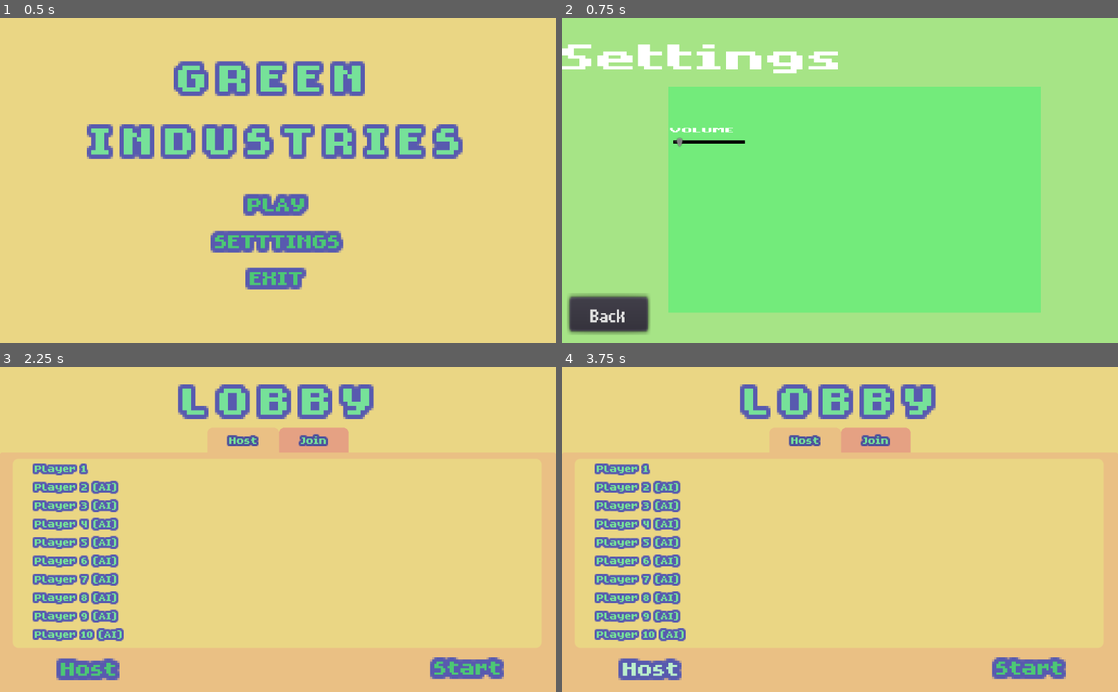
Above: before the commit, frames 1-4 (two rows, left to right).
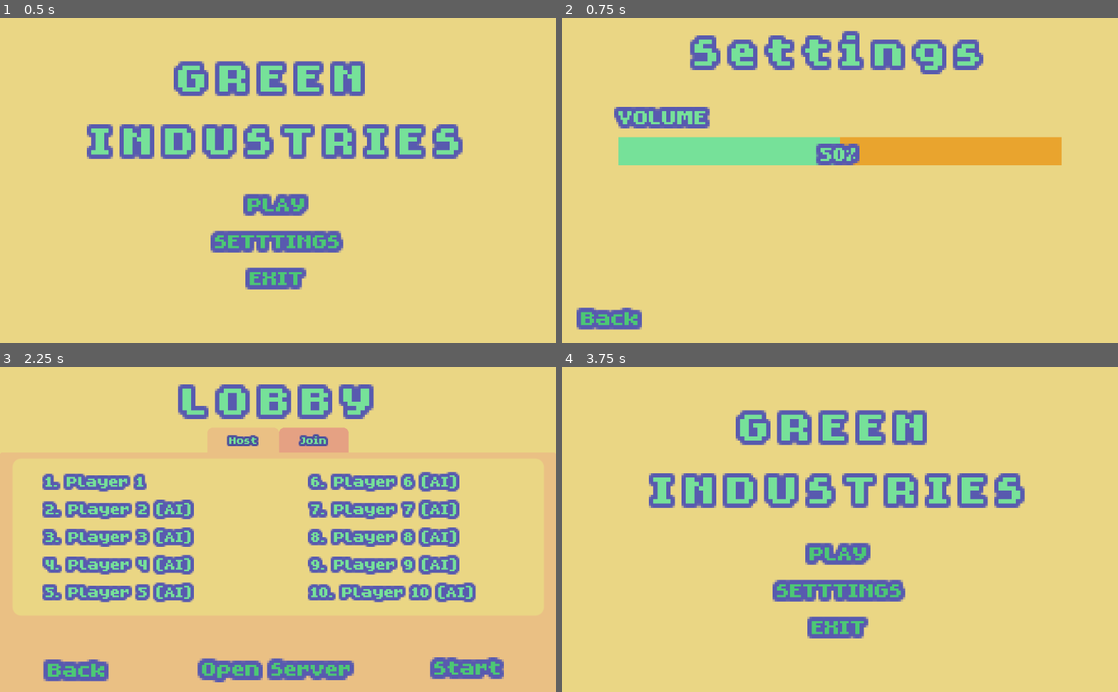
Above: after the commit, the same moments.

Repository: MichaelRRyan/green-industries
Game: Godot game, scene res://scenes/main_menu.tscn
The game is run twice, just before and just after one commit, with the same random seed, the same clock (stepped at 60 frames per second) and the same inputs.
Inputs (mouse positions are in pixels of both pictures, inside the frame that each line leads up to):
- Up to frame 1 (0.5 s): no input
- Up to frame 2 (0.75 s): click "SETTTINGS" at 0.5 s
- Up to frame 3 (2.25 s): click "Back" at 1.25 s; click "PLAY" at 2 s
- Up to frame 4 (3.75 s): click "Host" (after the commit: "Open Server") at 2.75 s; click (639, 666) at 3.5 s, where only the run after the commit has a clickable "Back"

Frame 1 is identical in both runs. In frame 2, 100% of the frame differs, in the area x 0-100%, y 0-100%; in frame 3, 17%; in frame 4, 21%.

Commit message:
[QZ-89] Task complete
Redesigned the settings menu and changed pause menu order in UI

Diff:
--- a/scenes/gameplay/ui.tscn
+++ b/scenes/gameplay/ui.tscn
@@ -6,14 +6,6 @@
 [ext_resource path="res://scenes/event_notification.tscn" type="PackedScene" id=4]
 
 [node name="UI" type="CanvasLayer"]
-
-[node name="PauseMenu" parent="." groups=["pause_menu"] instance=ExtResource( 3 )]
-visible = false
-anchor_right = 1.0
-anchor_bottom = 1.0
-margin_left = 0.0
-margin_right = 0.0
-margin_bottom = 0.0
 
 [node name="ResourceShop" parent="." groups=["resource_shop"] instance=ExtResource( 1 )]
 visible = false
@@ -24,3 +16,11 @@
 [node name="HUD" parent="." instance=ExtResource( 2 )]
 
 [node name="EventNotification" parent="." instance=ExtResource( 4 )]
+
+[node name="PauseMenu" parent="." groups=["pause_menu"] instance=ExtResource( 3 )]
+visible = false
+anchor_right = 1.0
+anchor_bottom = 1.0
+margin_left = 0.0
+margin_right = 0.0
+margin_bottom = 0.0
--- a/scenes/ui/lobby.tscn
+++ b/scenes/ui/lobby.tscn
@@ -14,6 +14,7 @@
 [node name="Lobby" type="Control"]
 anchor_right = 1.0
 anchor_bottom = 1.0
+rect_pivot_offset = Vector2( -51, 227 )
 theme = ExtResource( 2 )
 script = ExtResource( 5 )
 __meta__ = {
@@ -69,14 +70,16 @@
 "_edit_use_anchors_": false
 }
 
-[node name="HostButton" type="Button" parent="Background/TabContainer/Host/Scaler"]
-anchor_top = 1.0
-anchor_bottom = 1.0
-margin_left = 10.75
+[node name="HostButton" type="Button" parent="Background/TabContainer/Host/Scaler" groups=["button"]]
+anchor_left = 0.5
+anchor_top = 1.0
+anchor_right = 0.5
+anchor_bottom = 1.0
+margin_left = -57.0
 margin_top = -22.0
-margin_right = 70.75
+margin_right = 57.0
 margin_bottom = -3.0
-text = "Host"
+text = "Open Server"
 __meta__ = {
 "_edit_use_anchors_": false
 }
@@ -87,11 +90,10 @@
 anchor_top = 1.0
 anchor_right = 0.5
 anchor_bottom = 1.0
-margin_left = -57.0
-margin_top = -18.5
-margin_right = 98.0
-margin_bottom = -5.5
-rect_scale = Vector2( 0.860384, 1.0025 )
+margin_left = -77.5
+margin_top = -34.5
+margin_right = 77.5
+margin_bottom = -21.5
 text = "IP:[PRIVATE_IP]"
 align = 1
 __meta__ = {
@@ -128,7 +130,7 @@
 "_edit_use_anchors_": false
 }
 
-[node name="join" type="Button" parent="Background/TabContainer/Join/Scaler"]
+[node name="join" type="Button" parent="Background/TabContainer/Join/Scaler" groups=["button"]]
 anchor_left = 0.5
 anchor_top = 0.5
 anchor_right = 0.5
@@ -150,7 +152,7 @@
 custom_colors/font_color = Color( 1, 0, 0, 1 )
 text = "Invalid IP Address"
 
-[node name="StartButton" type="Button" parent="Background"]
+[node name="StartButton" type="Button" parent="Background" groups=["button"]]
 anchor_left = 1.0
 anchor_top = 1.0
 anchor_right = 1.0
@@ -164,88 +166,111 @@
 "_edit_use_anchors_": false
 }
 
+[node name="Back" type="Button" parent="Background" groups=["button"]]
+anchor_top = 1.0
+anchor_bottom = 1.0
+margin_left = 22.25
+margin_top = -18.5
+margin_right = 49.25
+margin_bottom = -5.5
+text = "Back"
+__meta__ = {
+"_edit_use_anchors_": false
+}
+
 [node name="PlayerListBackground" type="Panel" parent="."]
-anchor_right = 0.475
-anchor_bottom = 0.29
+anchor_right = 0.318
+anchor_bottom = 0.16
 margin_left = 24.0
 margin_top = 170.0
 margin_right = 24.0
 margin_bottom = 170.0
-rect_scale = Vector2( 2, 2 )
+rect_scale = Vector2( 3, 3 )
 custom_styles/panel = SubResource( 1 )
 __meta__ = {
 "_edit_use_anchors_": false
 }
 
-[node name="PlayerList" type="VBoxContainer" parent="PlayerListBackground"]
-anchor_right = 1.0
+[node name="PlayerListLeft" type="VBoxContainer" parent="PlayerListBackground"]
+anchor_right = 0.5
 anchor_bottom = 1.0
 margin_left = 20.0
-margin_top = 1.0
+margin_top = 6.0
 margin_right = -5.0
 margin_bottom = -5.0
 __meta__ = {
 "_edit_use_anchors_": false
 }
 
-[node name="Player1" type="Label" parent="PlayerListBackground/PlayerList"]
-margin_right = 461.0
+[node name="Player1" type="Label" parent="PlayerListBackground/PlayerListLeft"]
+margin_right = 137.0
 margin_bottom = 13.0
-text = "Player 1"
-
-[node name="Player2" type="Label" parent="PlayerListBackground/PlayerList"]
+text = "1. Player 1"
+
+[node name="Player2" type="Label" parent="PlayerListBackground/PlayerListLeft"]
 margin_top = 17.0
-margin_right = 461.0
+margin_right = 137.0
 margin_bottom = 30.0
-text = "Player 2 (AI)"
-
-[node name="Player3" type="Label" parent="PlayerListBackground/PlayerList"]
+text = "2. Player 2 (AI)"
+
+[node name="Player3" type="Label" parent="PlayerListBackground/PlayerListLeft"]
 margin_top = 34.0
-margin_right = 461.0
+margin_right = 137.0
 margin_bottom = 47.0
-text = "Player 3 (AI)"
-
-[node name="Player4" type="Label" parent="PlayerListBackground/PlayerList"]
+text = "3. Player 3 (AI)"
+
+[node name="Player4" type="Label" parent="PlayerListBackground/PlayerListLeft"]
 margin_top = 51.0
-margin_right = 461.0
+margin_right = 137.0
 margin_bottom = 64.0
-text = "Player 4 (AI)"
-
-[node name="Player5" type="Label" parent="PlayerListBackground/PlayerList"]
+text = "4. Player 4 (AI)"
+
+[node name="Player5" type="Label" parent="PlayerListBackground/PlayerListLeft"]
 margin_top = 68.0
-margin_right = 461.0
+margin_right = 137.0
 margin_bottom = 81.0
-text = "Player 5 (AI)"
-
-[node name="Player6" type="Label" parent="PlayerListBackground/PlayerList"]
-margin_top = 85.0
-margin_right = 461.0
-margin_bottom = 98.0
-text = "Player 6 (AI)"
-
-[node name="Player7" type="Label" parent="PlayerListBackground/PlayerList"]
-margin_top = 102.0
-margin_right = 461.0
-margin_bottom = 115.0
-text = "Player 7 (AI)"
-
-[node name="Player8" type="Label" parent="PlayerListBackground/PlayerList"]
-margin_top = 119.0
-margin_right = 461.0
-margin_bottom = 132.0
-text = "Player 8 (AI)"
-
-[node name="Player9" type="Label" parent="PlayerListBackground/PlayerList"]
-margin_top = 136.0
-margin_right = 461.0
-margin_bottom = 149.0
-text = "Player 9 (AI)"
-
-[node name="Player10" type="Label" parent="PlayerListBackground/PlayerList"]
-margin_top = 153.0
-margin_right = 461.0
-margin_bottom = 166.0
-text = "Player 10 (AI)"
+text = "5. Player 5 (AI)"
+
+[node name="PlayerListRight" type="VBoxContainer" parent="PlayerListBackground"]
+anchor_left = 0.5
+anchor_right = 1.0
+anchor_bottom = 1.0
+margin_left = 20.0
+margin_top = 6.0
+margin_right = -5.0
+margin_bottom = -5.0
+__meta__ = {
+"_edit_use_anchors_": false
+}
+
+[node name="Player6" type="Label" parent="PlayerListBackground/PlayerListRight"]
+margin_right = 137.0
+margin_bottom = 13.0
+text = "6. Player 6 (AI)"
+
+[node name="Player7" type="Label" parent="PlayerListBackground/PlayerListRight"]
+margin_top = 17.0
+margin_right = 137.0
+margin_bottom = 30.0
+text = "7. Player 7 (AI)"
+
+[node name="Player8" type="Label" parent="PlayerListBackground/PlayerListRight"]
+margin_top = 34.0
+margin_right = 137.0
+margin_bottom = 47.0
+text = "8. Player 8 (AI)"
+
+[node name="Player9" type="Label" parent="PlayerListBackground/PlayerListRight"]
+margin_top = 51.0
+margin_right = 137.0
+margin_bottom = 64.0
+text = "9. Player 9 (AI)"
+
+[node name="Player10" type="Label" parent="PlayerListBackground/PlayerListRight"]
+margin_top = 68.0
+margin_right = 137.0
+margin_bottom = 81.0
+text = "10. Player 10 (AI)"
 
 [node name="Connecting" type="Panel" parent="."]
 visible = false
@@ -262,8 +287,11 @@
 __meta__ = {
 "_edit_use_anchors_": false
 }
+
+[node name="Tween" type="Tween" parent="."]
 
 [connection signal="tab_changed" from="Background/TabContainer" to="." method="_on_TabContainer_tab_changed"]
 [connection signal="pressed" from="Background/TabContainer/Host/Scaler/HostButton" to="." method="_on_HostButton_pressed"]
 [connection signal="pressed" from="Background/TabContainer/Join/Scaler/join" to="." method="_on_JoinButton_pressed"]
 [connection signal="pressed" from="Background/StartButton" to="." method="_on_StartButton_pressed"]
+[connection signal="pressed" from="Background/Back" to="." method="_on_Back_pressed"]
--- a/scenes/ui/settings.tscn
+++ b/scenes/ui/settings.tscn
@@ -1,76 +1,46 @@
-[gd_scene load_steps=6 format=2]
+[gd_scene load_steps=4 format=2]
 
 [ext_resource path="res://scenes/ui/settings_panel.tscn" type="PackedScene" id=1]
 [ext_resource path="res://scripts/ui/settings.gd" type="Script" id=2]
-[ext_resource path="res://assets/font/matchup_pro.ttf" type="DynamicFontData" id=3]
-
-[sub_resource type="DynamicFont" id=1]
-size = 32
-outline_color = Color( 0, 0, 0, 1 )
-font_data = ExtResource( 3 )
-
-[sub_resource type="DynamicFont" id=2]
-font_data = ExtResource( 3 )
+[ext_resource path="res://resources/themes/menu_theme.tres" type="Theme" id=4]
 
 [node name="Settings" type="Control"]
 anchor_right = 1.0
 anchor_bottom = 1.0
+theme = ExtResource( 4 )
 script = ExtResource( 2 )
 __meta__ = {
 "_edit_use_anchors_": false
 }
 
-[node name="ColorRect" type="ColorRect" parent="."]
-margin_right = 1047.0
-margin_bottom = 605.0
-color = Color( 0.654902, 0.898039, 0.529412, 1 )
+[node name="SettingsPanel" parent="." instance=ExtResource( 1 )]
+
+[node name="Scaler" type="Control" parent="."]
+anchor_top = 1.0
+anchor_bottom = 1.0
+margin_left = 39.0
+margin_top = -17.0
+margin_right = 77.0
+margin_bottom = -6.0
+rect_scale = Vector2( 4, 4 )
 __meta__ = {
 "_edit_use_anchors_": false
 }
 
-[node name="ViewportContainer" type="ViewportContainer" parent="."]
-margin_right = 40.0
-margin_bottom = 40.0
-rect_scale = Vector2( 5.4, 3.28 )
-__meta__ = {
-"_edit_use_anchors_": false
-}
-
-[node name="CenterContainer" type="CenterContainer" parent="ViewportContainer"]
-margin_right = 40.0
-margin_bottom = 40.0
-
-[node name="Label" type="Label" parent="ViewportContainer/CenterContainer"]
-margin_top = 7.0
-margin_right = 96.0
-margin_bottom = 33.0
-custom_fonts/font = SubResource( 1 )
-text = "Settings"
-
-[node name="Buttons" type="VBoxContainer" parent="."]
-margin_left = 13.787
-margin_top = 515.335
-margin_right = 73.787
-margin_bottom = 580.335
-rect_scale = Vector2( 2.40466, 3.3374 )
-__meta__ = {
-"_edit_use_anchors_": false
-}
-
-[node name="Back" type="Button" parent="Buttons"]
-margin_right = 60.0
-margin_bottom = 19.0
-custom_fonts/font = SubResource( 2 )
+[node name="Back" type="Button" parent="Scaler" groups=["button"]]
+anchor_left = 0.5
+anchor_top = 0.5
+anchor_right = 0.5
+anchor_bottom = 0.5
+margin_left = -20.0
+margin_top = -20.0
+margin_right = 7.0
+margin_bottom = -7.0
 text = "Back"
 __meta__ = {
 "_edit_use_anchors_": false
 }
 
-[node name="Control" parent="." instance=ExtResource( 1 )]
-margin_left = 195.869
-margin_top = 127.279
-margin_right = 195.869
-margin_bottom = 127.279
-rect_scale = Vector2( 0.64117, 0.608531 )
+[node name="Tween" type="Tween" parent="."]
 
-[connection signal="pressed" from="Buttons/Back" to="." method="_on_Back_pressed"]
+[connection signal="pressed" from="Scaler/Back" to="." method="_on_Back_pressed"]
--- a/scenes/ui/settings_panel.tscn
+++ b/scenes/ui/settings_panel.tscn
@@ -1,66 +1,69 @@
-[gd_scene load_steps=7 format=2]
+[gd_scene load_steps=4 format=2]
 
-[ext_resource path="res://assets/font/matchup_pro.ttf" type="DynamicFontData" id=1]
+[ext_resource path="res://resources/fonts/title_font.tres" type="DynamicFont" id=1]
 [ext_resource path="res://scripts/ui/settings_panel.gd" type="Script" id=2]
-
-[sub_resource type="StyleBoxFlat" id=1]
-bg_color = Color( 0.454902, 0.92549, 0.486275, 1 )
-
-[sub_resource type="DynamicFont" id=2]
-font_data = ExtResource( 1 )
-
-[sub_resource type="StyleBoxLine" id=3]
-thickness = 5
-
-[sub_resource type="StyleBoxFlat" id=4]
-bg_color = Color( 0.376471, 0.0235294, 1, 1 )
+[ext_resource path="res://resources/themes/menu_theme.tres" type="Theme" id=3]
 
 [node name="SettingsPanel" type="Control"]
 anchor_right = 1.0
 anchor_bottom = 1.0
+theme = ExtResource( 3 )
 script = ExtResource( 2 )
 __meta__ = {
 "_edit_use_anchors_": false
 }
 
 [node name="Panel" type="Panel" parent="."]
-margin_right = 40.0
-margin_bottom = 40.0
-rect_scale = Vector2( 26.7668, 17.1335 )
-custom_styles/panel = SubResource( 1 )
+anchor_right = 0.25
+anchor_bottom = 0.25
+rect_scale = Vector2( 4, 4 )
 __meta__ = {
 "_edit_use_anchors_": false
 }
 
-[node name="ViewportContainer" type="ViewportContainer" parent="."]
-margin_left = 3.92862
-margin_top = 93.7256
-margin_right = 43.9286
-margin_bottom = 133.726
-rect_scale = Vector2( 4.44, 1.84 )
+[node name="Title" type="Label" parent="Panel"]
+anchor_left = 0.5
+anchor_right = 0.5
+margin_left = -102.0
+margin_right = 102.0
+margin_bottom = 13.0
+custom_fonts/font = ExtResource( 1 )
+text = "Settings"
+align = 1
 __meta__ = {
 "_edit_use_anchors_": false
 }
 
-[node name="CenterContainer" type="CenterContainer" parent="ViewportContainer"]
-margin_right = 40.0
-margin_bottom = 40.0
-
-[node name="Label" type="Label" parent="ViewportContainer/CenterContainer"]
-margin_top = 13.0
-margin_right = 42.0
-margin_bottom = 26.0
-custom_fonts/font = SubResource( 2 )
-text = "VOLUME"
-
-[node name="HSlider" type="HSlider" parent="."]
-margin_left = 15.6828
-margin_top = 151.704
-margin_right = 115.683
-margin_bottom = 167.704
-rect_scale = Vector2( 2.02043, 1.98514 )
-custom_styles/slider = SubResource( 3 )
-custom_styles/grabber_area_highlight = SubResource( 4 )
+[node name="VBoxContainer" type="VBoxContainer" parent="Panel"]
+anchor_left = 0.1
+anchor_top = 0.25
+anchor_right = 0.9
+anchor_bottom = 0.9
 __meta__ = {
 "_edit_use_anchors_": false
 }
+
+[node name="Label" type="Label" parent="Panel/VBoxContainer"]
+margin_right = 204.0
+margin_bottom = 13.0
+text = "VOLUME"
+__meta__ = {
+"_edit_use_anchors_": false
+}
+
+[node name="VolumeProgress" type="ProgressBar" parent="Panel/VBoxContainer"]
+margin_top = 17.0
+margin_right = 204.0
+margin_bottom = 30.0
+value = 50.0
+
+[node name="HSlider" type="HSlider" parent="Panel/VBoxContainer/VolumeProgress"]
+modulate = Color( 1, 1, 1, 0 )
+anchor_right = 1.0
+anchor_bottom = 1.0
+value = 50.0
+__meta__ = {
+"_edit_use_anchors_": false
+}
+
+[connection signal="value_changed" from="Panel/VBoxContainer/VolumeProgress/HSlider" to="." method="_on_HSlider_value_changed"]
--- a/scripts/server.gd
+++ b/scripts/server.gd
@@ -4,7 +4,6 @@
 signal player_disconnected(peer_id)
 signal connection_succeeded
 signal server_opened
-signal single_player
 
 const SERVER_ID = 1
 
--- a/scripts/ui/lobby.gd
+++ b/scripts/ui/lobby.gd
@@ -9,6 +9,8 @@
 onready var _host_button = find_node("HostButton")
 
 func _ready():
+	Utility.setup_button_animations($Tween)
+
 	var host : String = "Unknown"
 
 	if OS.has_feature("Windows"):
@@ -29,7 +31,7 @@
 
 	if Network.state != Network.State.OFFLINE:
 		Network.close_connection()
-		_host_button.text = "Host"
+		_host_button.text = "Open Server"
 		_ip_label.hide()
 		randomize()
 		TerrainData.noise_seed = randi()
@@ -66,7 +68,7 @@
 
 func _on_StartButton_pressed():
 	if Network.state == Network.State.OFFLINE:
-		Network.state == Network.State.SOLO
+		Network.state = Network.State.SOLO
 		randomize()
 		TerrainData.noise_seed = randi()
 
@@ -83,3 +85,7 @@
 
 func _on_TabContainer_tab_changed(tab):
 	_player_list.visible = tab == 0
+
+
+func _on_Back_pressed():
+	var _r = get_tree().change_scene("res://scenes/main_menu.tscn")
--- a/scripts/ui/main_menu.gd
+++ b/scripts/ui/main_menu.gd
@@ -1,9 +1,4 @@
 extends Control
-
-const _BUTTON_EXPAND_SCALE = Vector2(1.02, 1.02)
-const _BUTTON_ANIMATION_LENGTH = 0.1
-const _BUTTON_TRANS_TYPE = Tween.TRANS_BOUNCE
-const _BUTTON_EASE_TYPE = Tween.EASE_IN_OUT
 
 var _focus_grabbed = false
 var buttons = []
@@ -30,13 +25,8 @@
 	Network.close_connection()
 	Network.state = Network.State.OFFLINE
 
-	# Gets the buttons and connects their signals to animate them.
+	Utility.setup_button_animations($Tween)
 	buttons = get_tree().get_nodes_in_group("button")
-	for button in buttons:
-		button.connect("focus_entered", self, "_button_animate_expand", [button])
-		button.connect("mouse_entered", self, "_button_animate_expand", [button])
-		button.connect("focus_exited", self, "_button_animate_shrink", [button])
-		button.connect("mouse_exited", self, "_button_animate_shrink", [button])
 
 	# If the buttons array is empty, run _input(event).
 	if buttons.empty():
@@ -68,19 +58,3 @@
 
 
 # ------------------------------------------------------------------------------
-func _button_animate_expand(button : Button):
-	var tween : Tween = $Tween
-	var _r = tween.interpolate_property(button, "rect_scale", Vector2.ONE, _BUTTON_EXPAND_SCALE,
-		_BUTTON_ANIMATION_LENGTH, _BUTTON_TRANS_TYPE, _BUTTON_EASE_TYPE)
-	_r = tween.start()
-
-
-# ------------------------------------------------------------------------------
-func _button_animate_shrink(button : Button):
-	var tween : Tween = $Tween
-	var _r = tween.interpolate_property(button, "rect_scale", _BUTTON_EXPAND_SCALE, Vector2.ONE,
-		_BUTTON_ANIMATION_LENGTH, _BUTTON_TRANS_TYPE, _BUTTON_EASE_TYPE)
-	_r = tween.start()
-
-
-# ------------------------------------------------------------------------------
--- a/scripts/ui/settings.gd
+++ b/scripts/ui/settings.gd
@@ -3,3 +3,7 @@
 
 func _on_Back_pressed():
 	var _value = get_tree().change_scene("res://scenes/main_menu.tscn");
+
+
+func _ready():
+	Utility.setup_button_animations($Tween)
--- a/scripts/ui/settings_panel.gd
+++ b/scripts/ui/settings_panel.gd
@@ -1,5 +1,10 @@
 extends Control
 
+onready var _volume_progress = find_node("VolumeProgress")
 
 func _on_Exit_pressed():
 	hide()
+
+
+func _on_HSlider_value_changed(value):
+	_volume_progress.value = value
--- a/scripts/utility.gd
+++ b/scripts/utility.gd
@@ -1,4 +1,10 @@
 extends Node
+
+const _BUTTON_EXPAND_SCALE = Vector2(1.02, 1.02)
+const _BUTTON_ANIMATION_LENGTH = 0.1
+const _BUTTON_TRANS_TYPE = Tween.TRANS_BOUNCE
+const _BUTTON_EASE_TYPE = Tween.EASE_IN_OUT
+
 
 # ------------------------------------------------------------------------------
 func get_dependency(group_name : String, caller : Node = null,
@@ -67,3 +73,31 @@
 
 	# Assigns the new text.
 	return "$" + string
+
+
+# ------------------------------------------------------------------------------
+func setup_button_animations(tween : Tween) -> void:
+	# Gets the buttons and connects their signals to animate them.
+	var buttons = get_tree().get_nodes_in_group("button")
+	for button in buttons:
+		button.connect("focus_entered", self, "_button_animate_expand", [button, tween])
+		button.connect("mouse_entered", self, "_button_animate_expand", [button, tween])
+		button.connect("focus_exited", self, "_button_animate_shrink", [button, tween])
+		button.connect("mouse_exited", self, "_button_animate_shrink", [button, tween])
+
+
+# ------------------------------------------------------------------------------
+func _button_animate_expand(button : Button, tween : Tween):
+	var _r = tween.interpolate_property(button, "rect_scale", Vector2.ONE, _BUTTON_EXPAND_SCALE,
+		_BUTTON_ANIMATION_LENGTH, _BUTTON_TRANS_TYPE, _BUTTON_EASE_TYPE)
+	_r = tween.start()
+
+
+# ------------------------------------------------------------------------------
+func _button_animate_shrink(button : Button, tween : Tween):
+	var _r = tween.interpolate_property(button, "rect_scale", _BUTTON_EXPAND_SCALE, Vector2.ONE,
+		_BUTTON_ANIMATION_LENGTH, _BUTTON_TRANS_TYPE, _BUTTON_EASE_TYPE)
+	_r = tween.start()
+
+
+# ------------------------------------------------------------------------------
